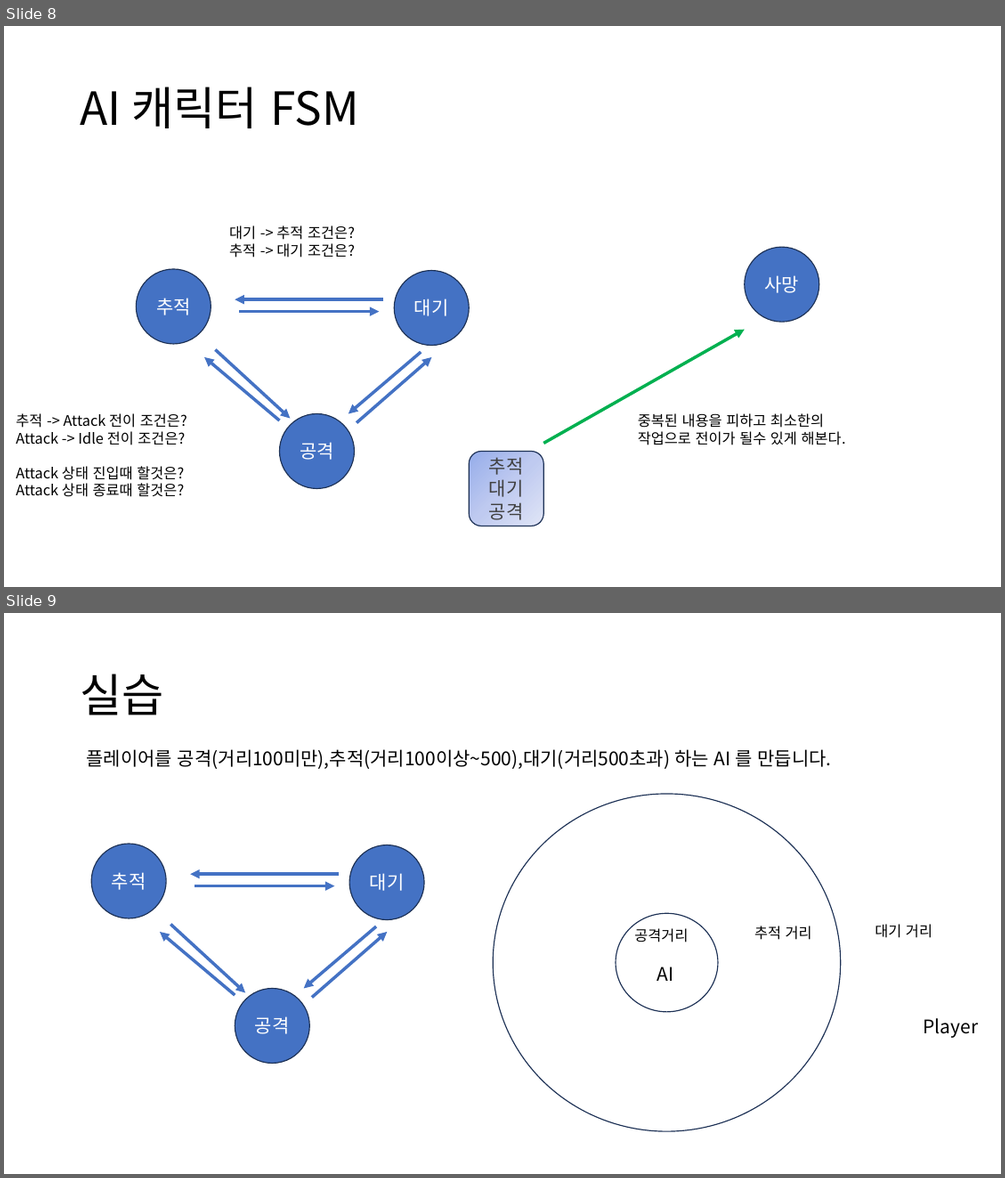
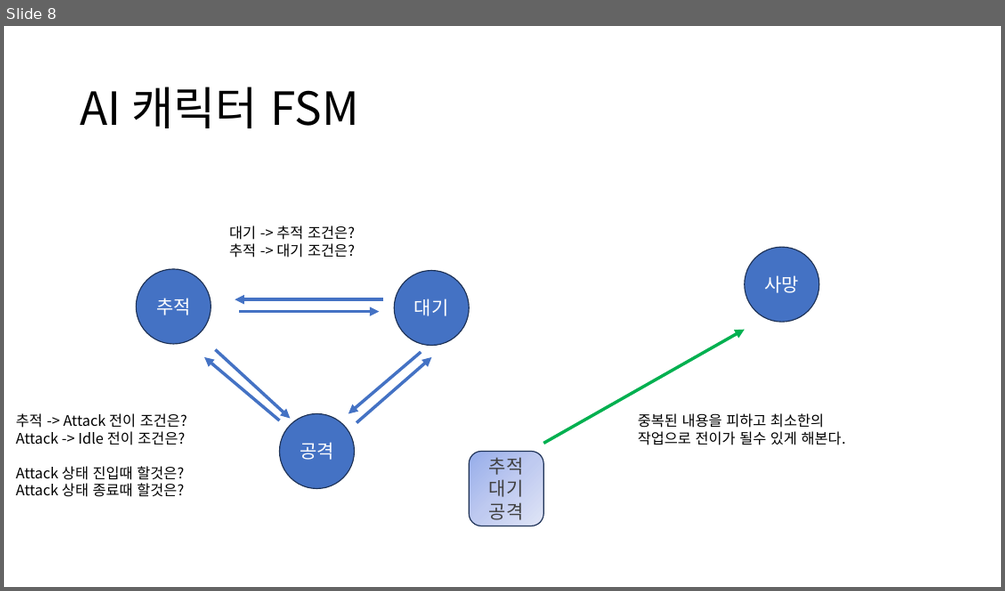
Before and after one commit to ldw9981/Direct2D_1.4, a slide deck: ppt/유한상태머신.pptx. Shown one above the other, each under a label of ours: slides 8 and 9 before the commit, slide 8 after it. The pictures are 1005x1178 and 1005x591 pixels, drawn with LibreOffice and Linux fonts; fonts in the diff are those of the drawing. Boxes give left, top, right and bottom in pixels: in the first picture for what was removed or moved away, otherwise in the second. Text is boxed around its words. In the diff, an @@ line names an element or a change of style, - is before the commit and + after.

```diff
--- a/ppt/유한상태머신.pptx
+++ b/ppt/유한상태머신.pptx
@@ slide 9 removed at (4, 613, 1001, 1174), background #FFFFFF @@
@@ title removed at (80, 674, 163, 715) @@
-실습
@@ text removed at (86, 749, 831, 769) @@
-플레이어를 공격(거리100미만),추적(거리100이상~500),대기(거리500초과) 하는 AI 를 만듭니다.
@@ ellipse removed at (493, 794, 841, 1131) @@
@@ ellipse removed at (91, 844, 166, 918) @@
-추적
@@ ellipse removed at (349, 844, 424, 919) @@
-대기
@@ arrow removed from (339, 874) to (190, 874) @@
@@ arrow removed from (194, 886) to (334, 886) @@
@@ arrow removed from (235, 995) to (160, 932) @@
@@ arrow removed from (170, 925) to (245, 993) @@
@@ arrow removed from (376, 926) to (304, 989) @@
@@ arrow removed from (312, 997) to (387, 932) @@
@@ ellipse removed at (615, 914, 718, 1013) @@
@@ text removed at (634, 928, 688, 942) @@
-공격거리
@@ text removed at (754, 925, 812, 940) @@
-추적 거리
@@ text removed at (874, 924, 932, 938) @@
-대기 거리
@@ text removed at (656, 966, 673, 981) @@
-AI
@@ ellipse removed at (235, 989, 310, 1063) @@
-공격
@@ text removed at (923, 1018, 979, 1038) @@
-Player
```
Also in this commit, not shown: 4 slides changed, 1 slide added, 2 other files.
